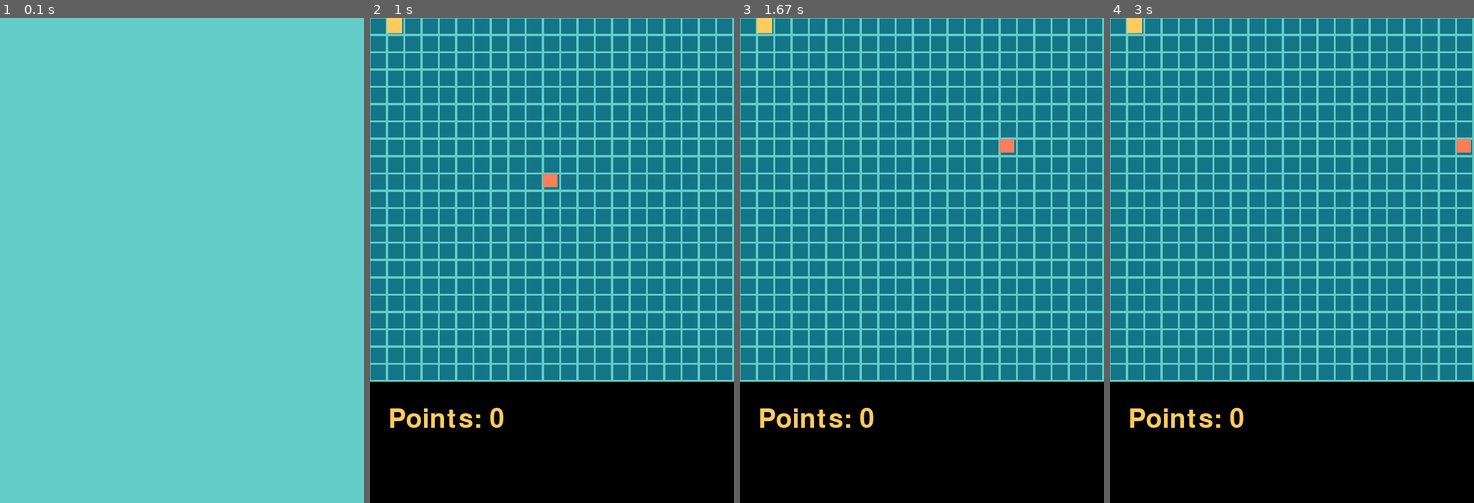
Above: before the commit, frames 1-4 (left to right).
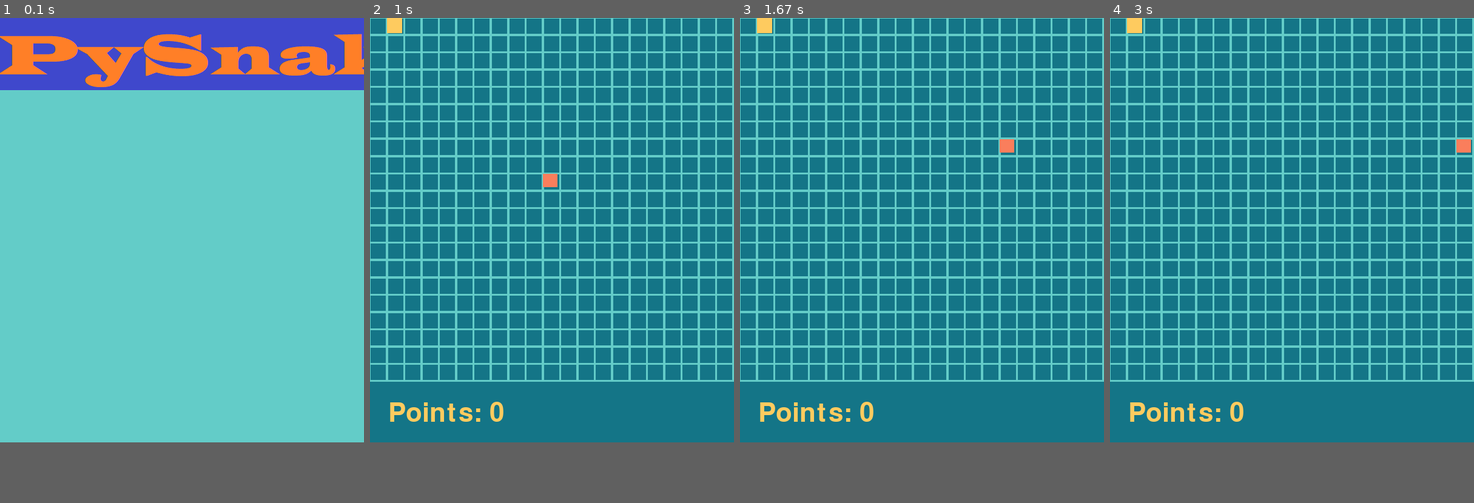
Above: after the commit, the same moments.

Repository: Tello-/Snake-in-Pygame
Game: pygame game, started from Snake.py
Same seed, same stepped clock (60 frames per second), same inputs: the game is played once before the commit and once after it.
Inputs:
- Up to frame 1 (0.1 s): no input
- Up to frame 2 (1 s): hold Right 0.33-0.8 s; hold Up from 0.83 s (still down)
- Up to frame 3 (1.67 s): release Up at 1.13 s; hold Right 1.17-1.63 s
- Up to frame 4 (3 s): hold Down 2.23-2.53 s; hold Left 2.57-2.97 s
In our replay, the window is 600x800 before the commit and 600x700 after it. These sizes can differ from the game's own. Grey fills any space a smaller window leaves; there, only what the larger window draws over its background counts as a difference.

The runs differ from the first frame. In frame 1, 15% of the frame differs, in the area x 0-100%, y 0-15%; in frame 2, 12%; in frame 3, 12%; in frame 4, 12%.

Commit message:
Started implementing logo on splash

Diff:
--- a/Engine.py
+++ b/Engine.py
@@ -20,8 +20,9 @@
     def __init__(self):
         self._window = pygame.display.set_mode((config.WINDOW_WIDTH, config.WINDOW_HEIGHT))
         self._clock = pygame.time.Clock()
-        self._GRID_LAYER = pygame.Surface((config.WINDOW_WIDTH,config.WINDOW_HEIGHT))
+        self._GRID_LAYER = pygame.Surface((config.BG_WIDTH,config.BG_HEIGHT))
         self._SNAKE_LAYER = pygame.Surface((config.PLAYER_WIDTH, config.PLAYER_HEIGHT))
+        self._SCORE_PANEL_LAYER = pygame.Surface((config.WINDOW_WIDTH, config.BG_HEIGHT ))
         self._SPLASH_LAYER = pygame.Surface((config.WINDOW_WIDTH, config.WINDOW_HEIGHT))
         self.apple = None # coord to hold where apple is at once it is known
         self._isRunning = True
@@ -41,14 +42,7 @@
         self._timerBegun = False
 
 
-        self._score_text_rect.topleft = (config.WINDOW_WIDTH * .05, config.WINDOW_HEIGHT * .80)
-
-
-
-
-
-         #=(WINDOW_WIDTH / 2,WINDOW_HEIGHT * .9)
-
+        self._score_text_rect.topleft = (config.WINDOW_WIDTH * .05, config.WINDOW_HEIGHT * .90)
 
 
         if config.DEBUG_MODE_ON:
@@ -182,9 +176,11 @@
                         config.EVENT_CALL_COUNTER += 1
                     self._points += 1
                     self._pointTimerExpired = False
+
     def _render(self):
         if self._waitingOnSplash:
             self._window.blit(self._SPLASH_LAYER, (0,0))
+
             pygame.display.flip()
         else:
             self._window.blit(self._GRID_LAYER, (0,0))
@@ -192,8 +188,14 @@
             if self.apple != None:
                 if len(self.apple) > 0:
                     self._drawApple()
+
+            self._initScorePanel(self._SCORE_PANEL_LAYER)
+
+            self._window.blit(self._SCORE_PANEL_LAYER, (0, config.BG_HEIGHT))
             self._score_text = config.SCORE_FONT.render("Points: {}".format(self._points), True, config.FADED_SCHOOLBUS)
             self._window.blit(self._score_text, self._score_text_rect)
+
+
             pygame.display.flip()
 
     def _DB_CONSOLE_UPDATE(self):
@@ -240,7 +242,10 @@
 
     def _initSplash(self,surface):
          pygame.draw.rect(surface, config.ZORA_SKIN, [0, 0, config.WINDOW_WIDTH, config.WINDOW_HEIGHT], 0)
-
+         surface.blit(config.LOGO, config.LOGO_RECT)
+
+    def _initScorePanel(self, surface):
+        pygame.draw.rect(surface, config.DARK_BLUE, [0, 0, config.WINDOW_WIDTH, config.WINDOW_HEIGHT - config.BG_HEIGHT])
 
     def _drawSnake(self):
         rectColor = []
--- a/config.py
+++ b/config.py
@@ -27,10 +27,12 @@
 
 SCORE_FONT = pygame.font.SysFont("", 64)
 
+LOGO = pygame.image.load('logo.png')
+LOGO_RECT = LOGO.get_rect()
 
 GAME_SPEED = 10
 WINDOW_WIDTH = int(600)
-WINDOW_HEIGHT = int(800)
+WINDOW_HEIGHT = int(700)
 
 BG_WIDTH = int(WINDOW_WIDTH)
 BG_HEIGHT = BG_WIDTH
Binary file added: logo.png
